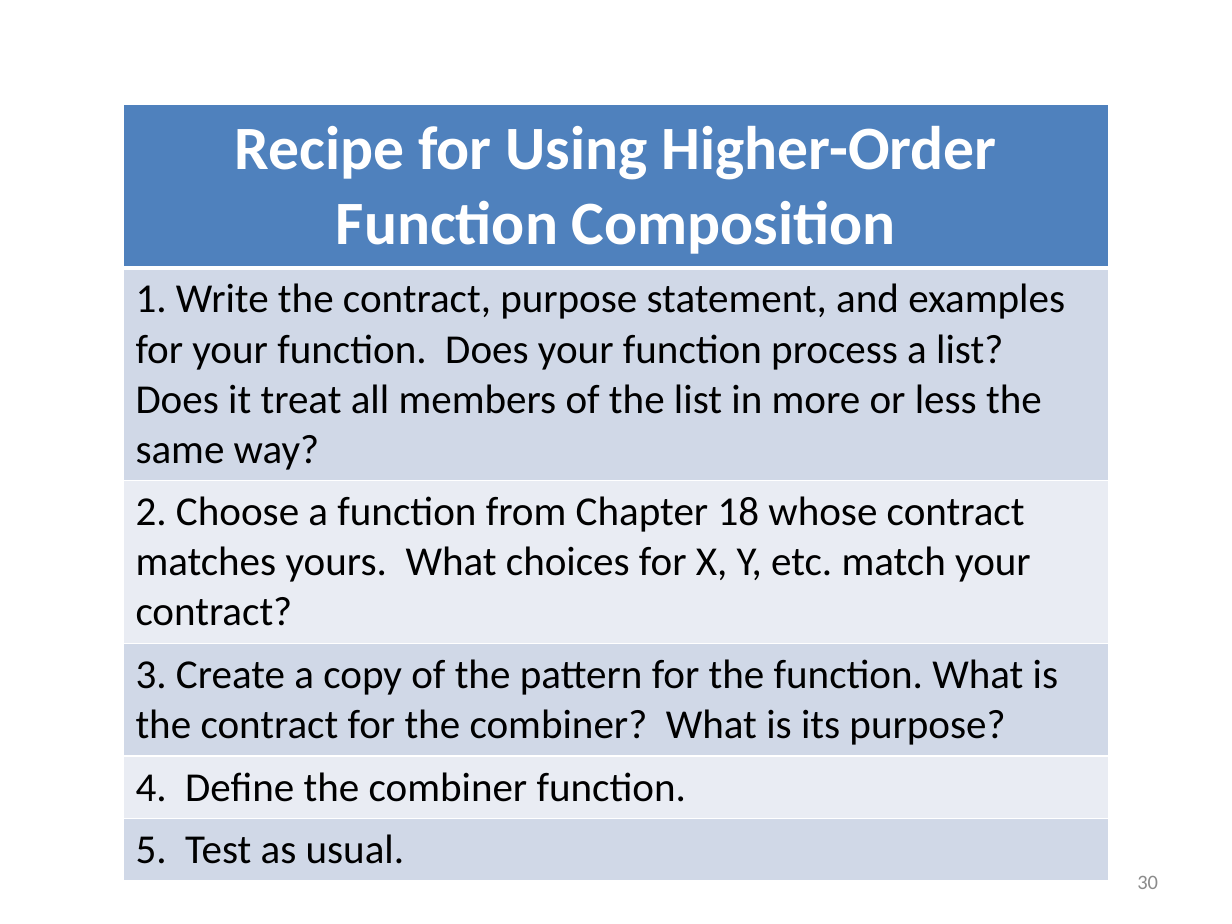
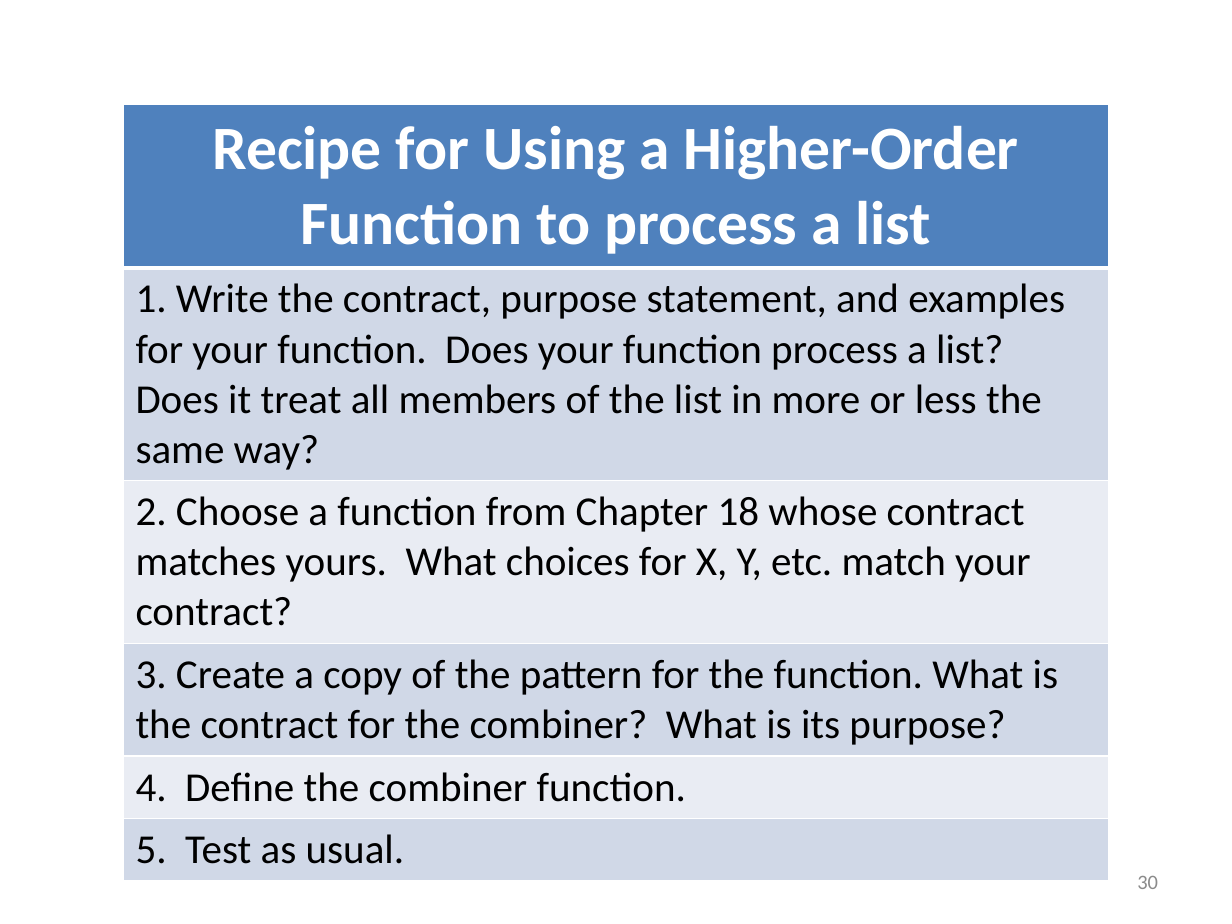
Before and after one commit to mwand/cs5010f16, a slide deck: slide 30 of Slides/Lesson 5.5 Rewriting Your Function Using Map and Foldr.pptx. Drawn at 1232x924 pixels with LibreOffice and Linux fonts; fonts in the diff are those of the drawing. Boxes give left, top, right and bottom in pixels: in the first picture for what was removed or moved away, otherwise in the second. Text is boxed around its words. In the diff, an @@ line names an element or a change of style, - is before the commit and + after.

```diff
--- a/Slides/Lesson 5.5 Rewriting Your Function Using Map and Foldr.pptx
+++ b/Slides/Lesson 5.5 Rewriting Your Function Using Map and Foldr.pptx
@@ table at <box>123,105,1109,869</box> @@
-row 1, column 1: Recipe for Using Higher-Order Function Composition
+row 1, column 1: Recipe for Using a Higher-Order Function to process a list
```
Also in this commit, not shown: 18 other slides changed, 2 other files.
